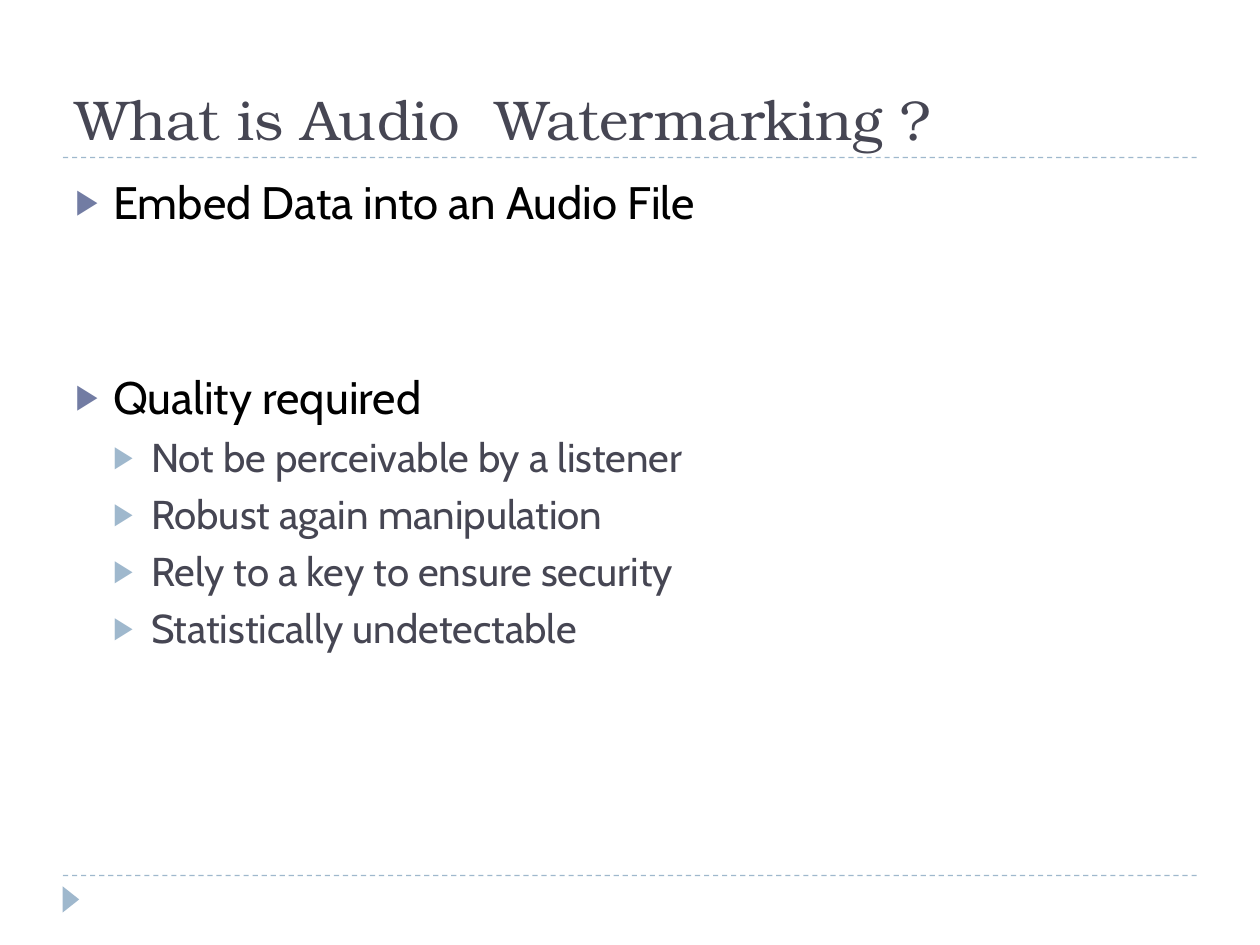
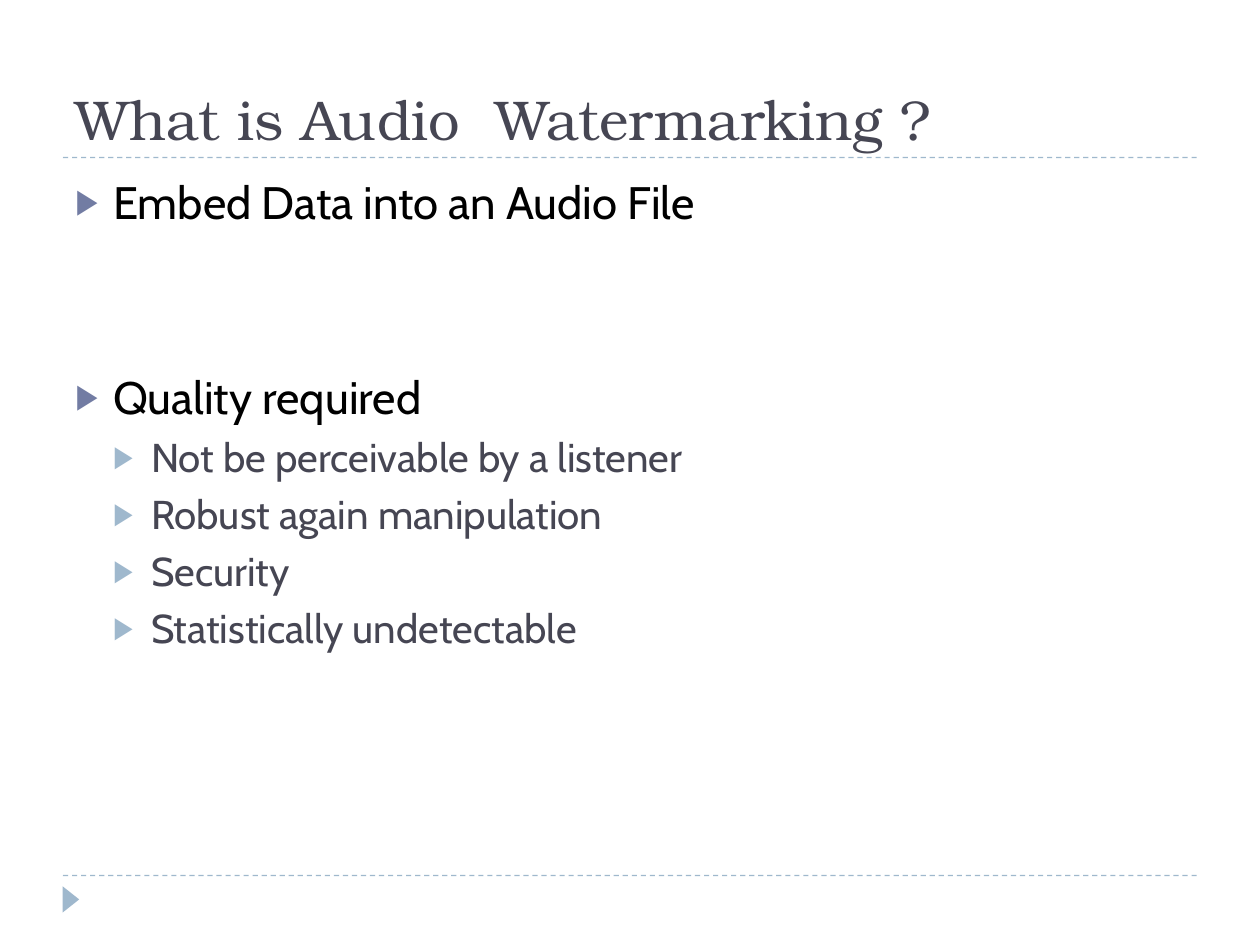
Before and after one commit to saadmahboob/kaist, a slide deck: slide 2 of Digital Speech Processing/Project/Diapo/MPA-Mid presentation.pptx. Drawn at 1260x945 pixels with LibreOffice and Linux fonts; fonts in the diff are those of the drawing. Boxes give left, top, right and bottom in pixels: in the first picture for what was removed or moved away, otherwise in the second. Text is boxed around its words. In the diff, an @@ line names an element or a change of style, - is before the commit and + after.

```diff
--- a/Digital Speech Processing/Project/Diapo/MPA-Mid presentation.pptx
+++ b/Digital Speech Processing/Project/Diapo/MPA-Mid presentation.pptx
@@ text at (151, 557, 290, 596): text changed @@
-  ▶ Rely to a key to ensure security
+  ▶ Security
```
Also in this commit, not shown: 2 other slides changed, 3 slides added, 1 other file.
